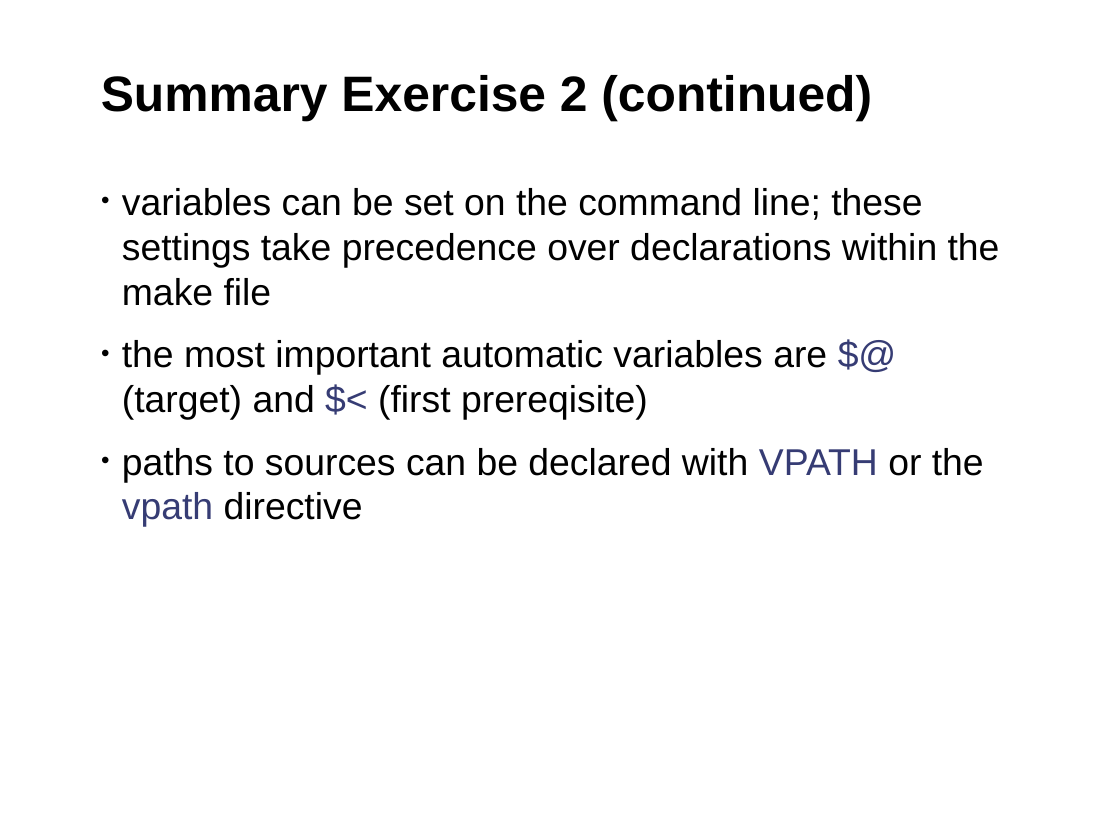
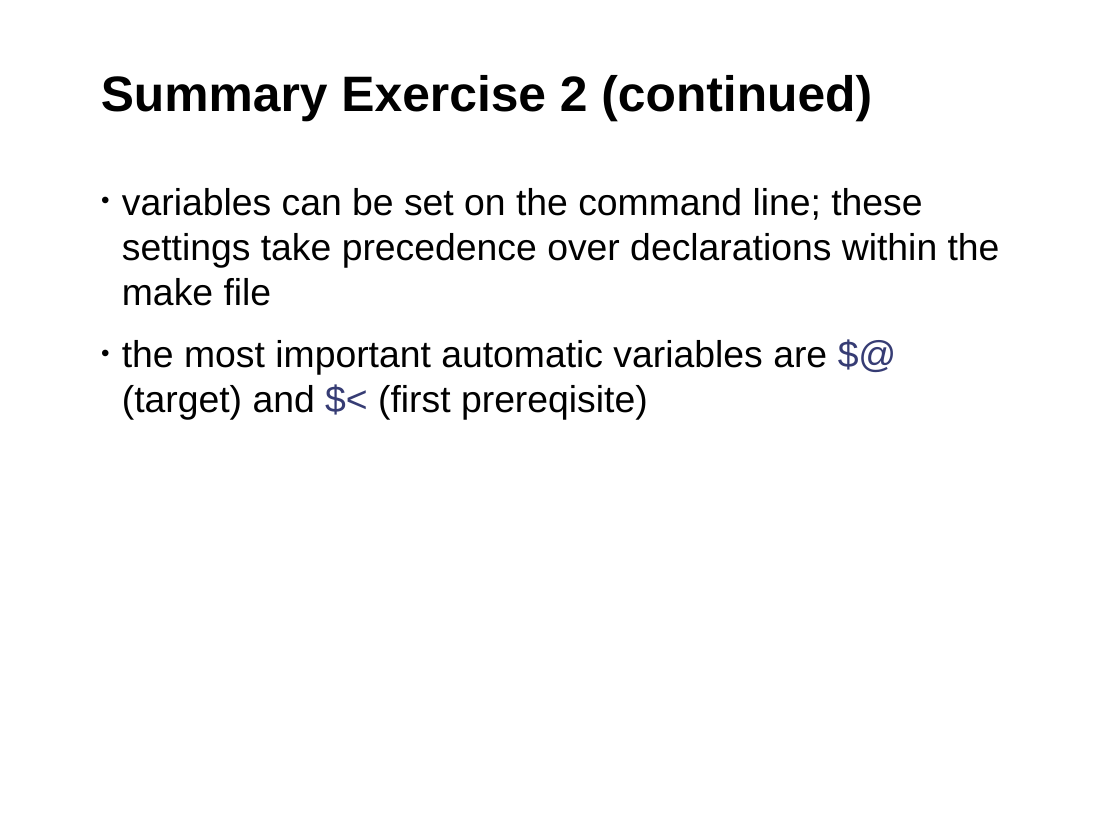
Before and after one commit to fsundermeyer/GNU_make_workshop, a slide deck: slide 22 of Presentation_GNU_make_workshop.odp (slide 23 before the commit). Drawn at 1120x840 pixels with LibreOffice and Linux fonts; fonts in the diff are those of the drawing; background and template pictures are left out. Boxes give left, top, right and bottom in pixels: in the first picture for what was removed or moved away, otherwise in the second. Text is boxed around its words. In the diff, an @@ line names an element or a change of style, - is before the commit and + after.

```diff
--- a/Presentation_GNU_make_workshop.odp
+++ b/Presentation_GNU_make_workshop.odp
@@ text at box(122, 448, 984, 527): paragraph removed @@
-• paths to sources can be declared with VPATH or the vpath directive
```
Also in this commit, not shown: 8 other slides changed.
